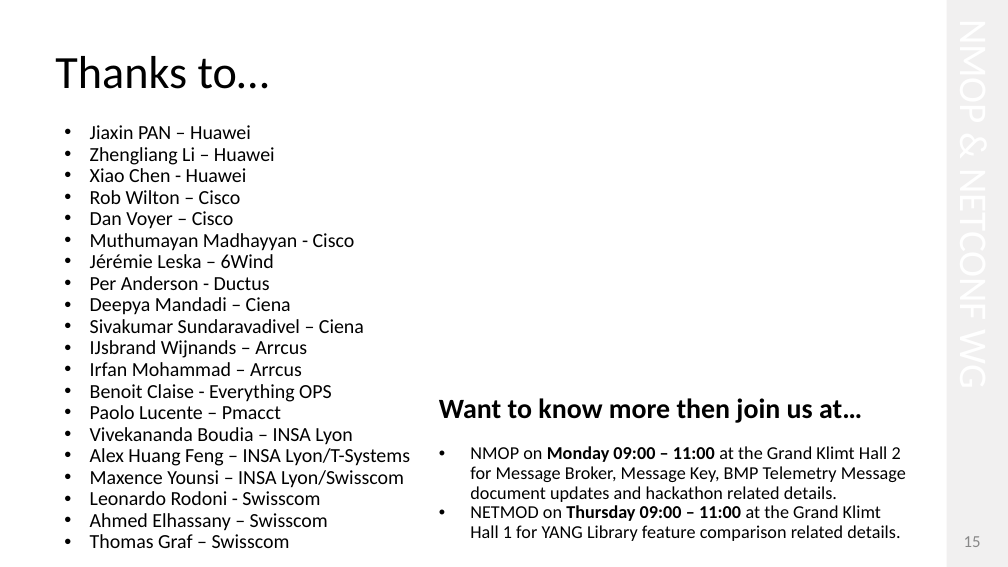
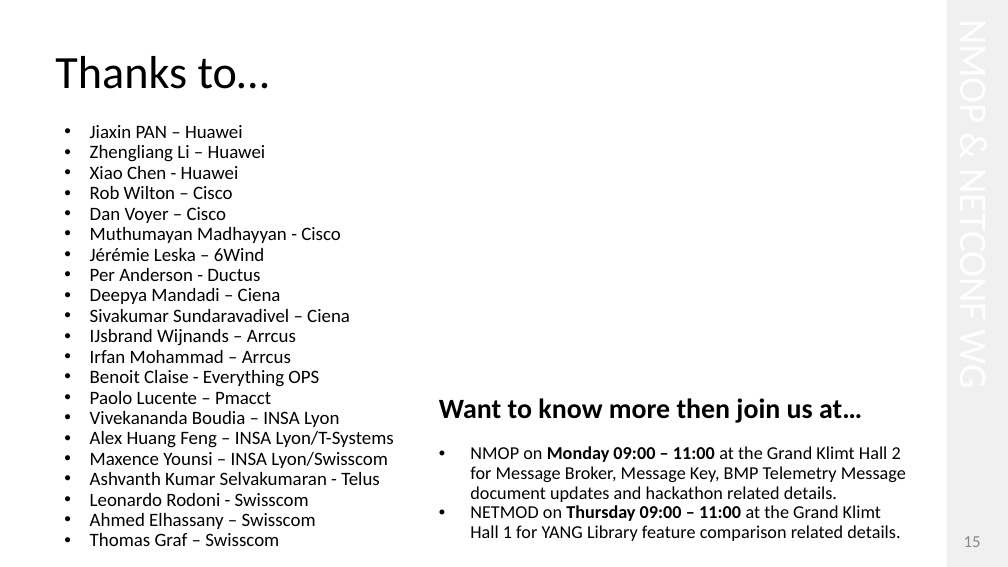
Before and after one commit to network-analytics/ietf-network-analytics-document-status, a slide deck: slide 15 of 126/Hackathon/ietf-126-hackathon-validate-e2e-yp-message-broker.pptx. Drawn at 1008x567 pixels with LibreOffice and Linux fonts; fonts in the diff are those of the drawing. Boxes give left, top, right and bottom in pixels: in the first picture for what was removed or moved away, otherwise in the second. Text is boxed around its words. In the diff, an @@ line names an element or a change of style, - is before the commit and + after.

```diff
--- a/126/Hackathon/ietf-126-hackathon-validate-e2e-yp-message-broker.pptx
+++ b/126/Hackathon/ietf-126-hackathon-validate-e2e-yp-message-broker.pptx
@@ text at bbox=[90, 125, 394, 546]: size 19 to 18 pt @@
@@ text at bbox=[90, 472, 380, 485]: paragraph added @@
+• Ashvanth Kumar Selvakumaran - Telus
```
Also in this commit, not shown: 3 other files.
